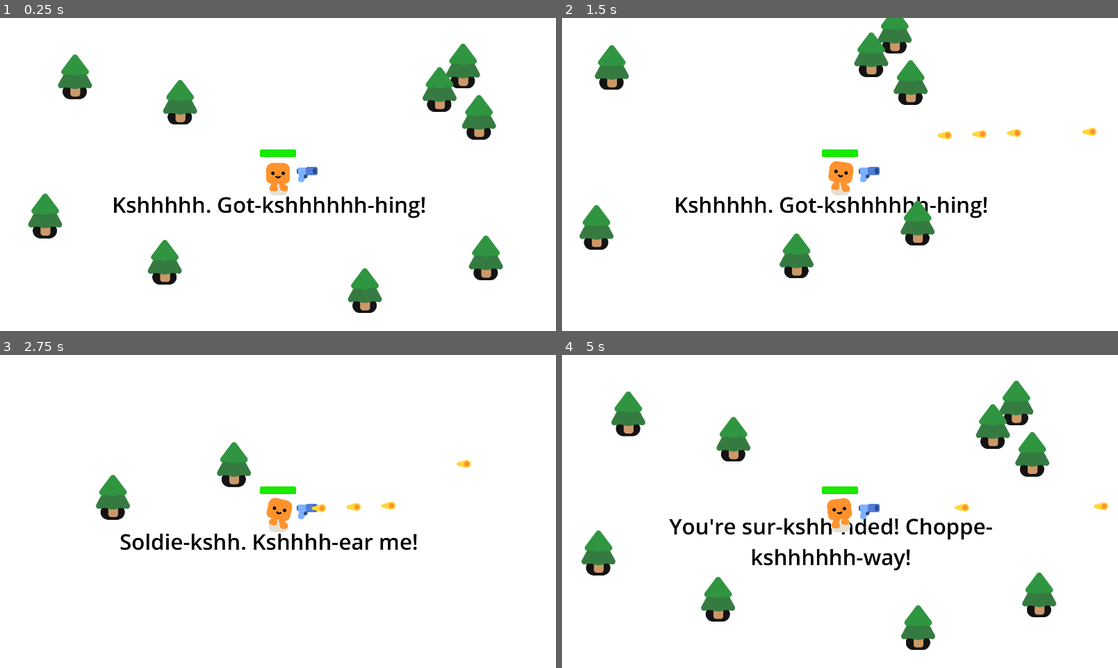
Above: before the commit, frames 1-4 (two rows, left to right).
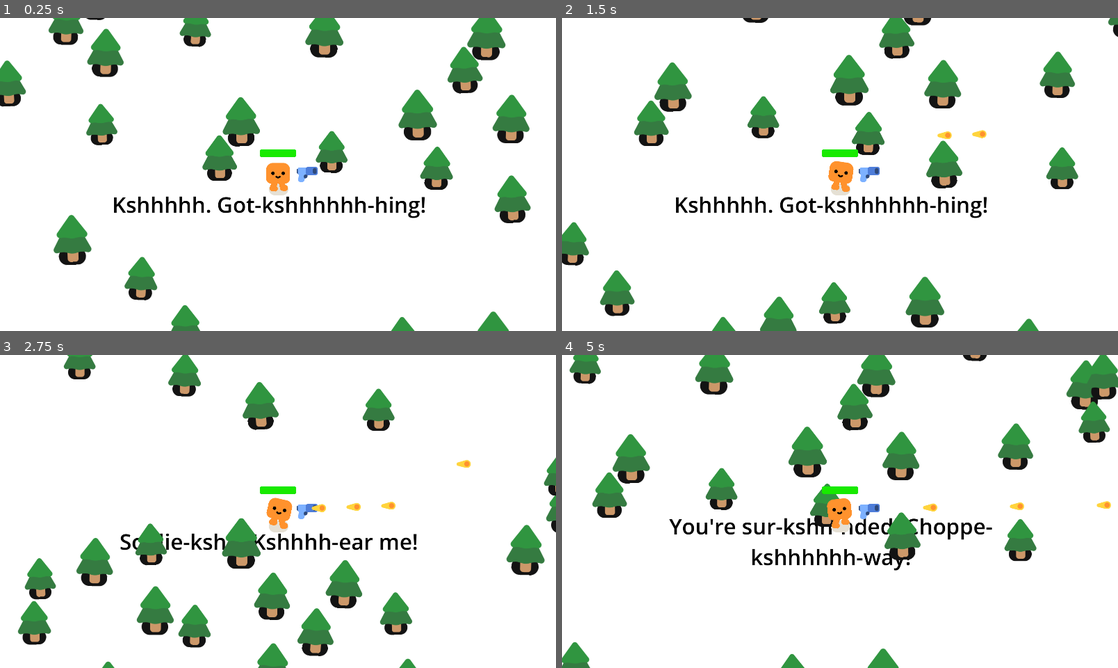
Above: after the commit, the same moments.

Repository: Greninja56/SurvivorGame
Game: Godot game, scene res://survivors_game.tscn
Two runs of this game, one before a commit and one after it. Both use one fixed random seed, a clock stepped at 60 frames per second and the inputs below.
Inputs:
- Up to frame 1 (0.25 s): no input
- Up to frame 2 (1.5 s): hold D (move_right) 0.53-1.28 s; hold S (move_down) from 1.28 s (still down)
- Up to frame 3 (2.75 s): release S (move_down) at 2.03 s; hold D (move_right) from 2.03 s (still down)
- Up to frame 4 (5 s): release D (move_right) at 2.78 s; hold W (move_up) 2.78-3.53 s; hold A (move_left) from 3.53 s (still down)

The runs differ from the first frame. In frame 1, 15% of the frame differs, in the area x 0-96%, y 0-100%; in frame 2, 13%; in frame 3, 11%; in frame 4, 15%, in the area x 0-100%, y 0-100%.

Commit message:
extraction
made the core loop mean something, player starts -> runs and shoots -> escapes to extraction point

Diff:
--- /dev/null
+++ b/2d-project-assets/ExtractionCompass.gd
@@ -0,0 +1,65 @@
+extends Control
+@export var extraction_spawner_path: NodePath
+@export var arrow_node_path: NodePath
+@export var edge_margin: float = 48.0
+
+var _extraction_spawner: Node
+var _arrow: Control
+var _target: Node2D
+
+
+func _ready() -> void:
+	if extraction_spawner_path != NodePath(""):
+		_extraction_spawner = get_node_or_null(extraction_spawner_path)
+
+	if arrow_node_path != NodePath(""):
+		_arrow = get_node_or_null(arrow_node_path)
+	else:
+		_arrow = get_node_or_null("Arrow")
+
+	if _extraction_spawner:
+		if _extraction_spawner.has_signal("extraction_point_spawned"):
+			_extraction_spawner.extraction_point_spawned.connect(_on_extraction_point_spawned)
+		if _extraction_spawner.has_method("get_current_extraction_point"):
+			_target = _extraction_spawner.get_current_extraction_point()
+
+	visible = false
+
+
+func _on_extraction_point_spawned(extraction_point: Node2D) -> void:
+	_target = extraction_point
+	visible = true
+
+
+func _process(_delta: float) -> void:
+	if not is_instance_valid(_target) or not _arrow:
+		visible = false
+		return
+
+	var camera := get_viewport().get_camera_2d()
+	if not camera:
+		return
+
+	var viewport_size := get_viewport_rect().size
+	var screen_center := viewport_size / 2.0
+
+	var target_screen_pos: Vector2 = get_viewport().canvas_transform * _target.global_position
+
+	var on_screen_margin := 64.0
+	var screen_rect := Rect2(Vector2.ZERO, viewport_size).grow(-on_screen_margin)
+	if screen_rect.has_point(target_screen_pos):
+		visible = false
+		return
+
+	visible = true
+
+	var direction: Vector2 = (target_screen_pos - screen_center).normalized()
+
+	var half_size := viewport_size / 2.0 - Vector2(edge_margin, edge_margin)
+	var scale_x : float = INF if direction.x == 0 else abs(half_size.x / direction.x)
+	var scale_y : float = INF if direction.y == 0 else abs(half_size.y / direction.y)
+	var clamp_scale: float = min(scale_x, scale_y)
+
+	var arrow_pos := screen_center + direction * clamp_scale
+	_arrow.global_position = arrow_pos - _arrow.size / 2.0
+	_arrow.rotation = direction.angle()
--- /dev/null
+++ b/2d-project-assets/ExtractionPoint.gd
@@ -0,0 +1,19 @@
+extends Area2D
+
+signal player_extracted(player: Node2D)
+
+var _triggered: bool = false
+
+
+func _ready() -> void:
+	body_entered.connect(_on_body_entered)
+
+
+func _on_body_entered(body: Node2D) -> void:
+	if _triggered:
+		return
+	if not body.is_in_group("player"):
+		return
+
+	_triggered = true
+	player_extracted.emit(body)
--- /dev/null
+++ b/2d-project-assets/ExtractionSpawner.gd
@@ -0,0 +1,96 @@
+extends Node2D
+
+@export var extraction_scene: PackedScene
+@export var player_path: NodePath
+@export var min_radius: float = 400.0
+@export var max_radius: float = 900.0
+@export var max_placement_attempts: int = 20
+@export_flags_2d_physics var obstacle_collision_mask: int = 0xFFFFFFFF
+
+signal extraction_point_spawned(extraction_point: Node2D)
+
+var _player: Node2D
+var _current_extraction: Node2D
+
+
+func get_current_extraction_point() -> Node2D:
+	if is_instance_valid(_current_extraction):
+		return _current_extraction
+	return null
+
+
+func _ready() -> void:
+	_find_player()
+
+
+func _find_player() -> void:
+	if player_path != NodePath(""):
+		_player = get_node_or_null(player_path)
+	if not _player:
+		var players = get_tree().get_nodes_in_group("player")
+		if players.size() > 0:
+			_player = players[0]
+
+func spawn_extraction_point() -> void:
+	if not _player:
+		_find_player()
+	if not _player:
+		push_warning("ExtractionSpawner: no player found, can't place extraction point relative to it.")
+		return
+	if not extraction_scene:
+		push_warning("ExtractionSpawner: no extraction_scene assigned.")
+		return
+
+	# Remove any previous extraction point before placing a new one.
+	if is_instance_valid(_current_extraction):
+		_current_extraction.queue_free()
+
+	var chosen_pos := _pick_position()
+
+	_current_extraction = extraction_scene.instantiate()
+	add_child(_current_extraction)
+	_current_extraction.global_position = chosen_pos
+
+	_current_extraction.player_extracted.connect(_on_player_extracted)
+	extraction_point_spawned.emit(_current_extraction)
+
+
+func _on_player_extracted(_player: Node2D) -> void:
+	%Victory.visible = true
+	get_tree().paused = true
+
+
+func _pick_position() -> Vector2:
+	var rng := RandomNumberGenerator.new()
+	rng.randomize()
+
+	var best_pos := _player.global_position
+	var attempts : int = max(max_placement_attempts, 1)
+
+	for i in range(attempts):
+		var angle := rng.randf_range(0.0, TAU)
+		var dist := rng.randf_range(min_radius, max_radius)
+		var candidate := _player.global_position + Vector2(cos(angle), sin(angle)) * dist
+
+		if max_placement_attempts <= 0:
+			return candidate
+
+		if _is_clear(candidate):
+			return candidate
+
+		best_pos = candidate # fall back to last tried point if all attempts fail
+
+	push_warning("ExtractionSpawner: couldn't find a fully clear spot after %d attempts, using last try." % attempts)
+	return best_pos
+
+
+func _is_clear(point: Vector2) -> bool:
+	var space_state := get_world_2d().direct_space_state
+	var query := PhysicsPointQueryParameters2D.new()
+	query.position = point
+	query.collision_mask = obstacle_collision_mask
+	query.collide_with_areas = false
+	query.collide_with_bodies = true
+
+	var result := space_state.intersect_point(query, 1)
+	return result.is_empty()
--- /dev/null
+++ b/2d-project-assets/TreeSpawner.gd
@@ -0,0 +1,112 @@
+extends Node2D
+
+@export var tree_scenes: Array[PackedScene] = []
+@export var player_path: NodePath
+@export var chunk_size: int = 512
+@export var view_distance_chunks: int = 2
+@export var trees_per_chunk: int = 6
+@export var min_tree_spacing: float = 48.0
+@export var world_seed: int = 12345
+@export var update_interval: float = 0.25
+
+var _player: Node2D
+var _loaded_chunks: Dictionary = {}
+var _timer: float = 0.0
+
+
+func _ready() -> void:
+	_find_player()
+	if _player:
+		_update_chunks()
+
+
+func _process(delta: float) -> void:
+	if not _player:
+		_find_player()
+		return
+
+	_timer += delta
+	if _timer >= update_interval:
+		_timer = 0.0
+		_update_chunks()
+
+
+func _find_player() -> void:
+	if player_path != NodePath(""):
+		_player = get_node_or_null(player_path)
+	if not _player:
+		var players = get_tree().get_nodes_in_group("player")
+		if players.size() > 0:
+			_player = players[0]
+
+
+func _update_chunks() -> void:
+	var player_chunk := _world_to_chunk(_player.global_position)
+
+	for x in range(player_chunk.x - view_distance_chunks, player_chunk.x + view_distance_chunks + 1):
+		for y in range(player_chunk.y - view_distance_chunks, player_chunk.y + view_distance_chunks + 1):
+			var coord := Vector2i(x, y)
+			if not _loaded_chunks.has(coord):
+				_spawn_chunk(coord)
+
+	var to_remove: Array[Vector2i] = []
+	for coord in _loaded_chunks.keys():
+		var dist_x = abs(coord.x - player_chunk.x)
+		var dist_y = abs(coord.y - player_chunk.y)
+		if dist_x > view_distance_chunks or dist_y > view_distance_chunks:
+			to_remove.append(coord)
+
+	for coord in to_remove:
+		_loaded_chunks[coord].queue_free()
+		_loaded_chunks.erase(coord)
+
+
+func _world_to_chunk(world_pos: Vector2) -> Vector2i:
+	return Vector2i(floori(world_pos.x / chunk_size), floori(world_pos.y / chunk_size))
+
+
+func _spawn_chunk(coord: Vector2i) -> void:
+	if tree_scenes.is_empty():
+		push_warning("TreeSpawner: no tree_scenes assigned, nothing to spawn.")
+		return
+
+	var chunk_node := Node2D.new()
+	chunk_node.name = "Chunk_%d_%d" % [coord.x, coord.y]
+	add_child(chunk_node)
+	_loaded_chunks[coord] = chunk_node
+
+	var rng := RandomNumberGenerator.new()
+	rng.seed = hash(str(world_seed, "_", coord.x, "_", coord.y))
+
+	var chunk_origin := Vector2(coord.x * chunk_size, coord.y * chunk_size)
+	var placed_positions: Array[Vector2] = []
+
+	var attempts := 0
+	var max_attempts := trees_per_chunk * 8
+	while placed_positions.size() < trees_per_chunk and attempts < max_attempts:
+		attempts += 1
+		var candidate := chunk_origin + Vector2(
+			rng.randf_range(0, chunk_size),
+			rng.randf_range(0, chunk_size)
+		)
+
+		var too_close := false
+		for p in placed_positions:
+			if p.distance_to(candidate) < min_tree_spacing:
+				too_close = true
+				break
+
+		if too_close:
+			continue
+
+		placed_positions.append(candidate)
+
+		var scene: PackedScene = tree_scenes[rng.randi_range(0, tree_scenes.size() - 1)]
+		var tree := scene.instantiate()
+		chunk_node.add_child(tree)
+		tree.global_position = candidate
+
+		if tree is Node2D:
+			tree.rotation = rng.randf_range(-0.05, 0.05)
+			var s := rng.randf_range(0.9, 1.15)
+			tree.scale = Vector2(s, s)
--- /dev/null
+++ b/2d-project-assets/extraction_point.tscn
@@ -0,0 +1,19 @@
+[gd_scene format=3 uid="uid://w63eo74x6h1o"]
+
+[ext_resource type="Script" uid="uid://7ulqwux4muvd" path="res://ExtractionPoint.gd" id="1_2cs3g"]
+[ext_resource type="Texture2D" uid="uid://bycxug4ei2uj5" path="res://heli.jpeg" id="1_sbe3x"]
+
+[sub_resource type="RectangleShape2D" id="RectangleShape2D_vpvrv"]
+size = Vector2(0.8592644, 1.0748348)
+
+[node name="ExtractionPoint" type="Area2D" unique_id=1874121301]
+script = ExtResource("1_2cs3g")
+
+[node name="Sprite2D" type="Sprite2D" parent="." unique_id=1909992029]
+texture = ExtResource("1_sbe3x")
+
+[node name="CollisionShape2D" type="CollisionShape2D" parent="." unique_id=36499637]
+position = Vector2(-22, 12.999994)
+scale = Vector2(282.8, 204.45003)
+shape = SubResource("RectangleShape2D_vpvrv")
+debug_color = Color(0.97169274, 0.17054728, 0, 0.41960785)
--- a/2d-project-assets/project.godot
+++ b/2d-project-assets/project.godot
@@ -93,6 +93,10 @@
 
 enabled=PackedStringArray("res://addons/colorpicker_presets/plugin.cfg")
 
+[global_group]
+
+player=""
+
 [input]
 
 move_left={
--- a/2d-project-assets/survivors_game.gd
+++ b/2d-project-assets/survivors_game.gd
@@ -1,6 +1,6 @@
 extends Node2D
 
-var time_left = 60
+var time_left = 2
 
 var story_index = 0
 
@@ -28,7 +28,6 @@
 	new_mob.scale = Vector2(random_size, random_size)
 	add_child(new_mob)
 
-
 func _on_timer_timeout() -> void:
 	spawn_mob()
 
@@ -38,16 +37,22 @@
 
 func _on_win_timer_timeout() -> void:
 	time_left -= 1
-	%Countdown.text = "Survive: " + str(time_left)
+
 	if time_left <= 0:
-		%Victory.visible = true
-		get_tree().paused = true
+		time_left = 0
+		%Countdown.text = "Get to the extraction point!"
+		%WinTimer.stop()
+		%ExtractionSpawner.spawn_extraction_point()
+	else:
+		%Countdown.text = "Survive: " + str(time_left)
 
 func _on_story_timer_timeout() -> void:
 	story_index += 1
+
 	if story_index < story_list.size():
 		%StoryLabel.text = story_list[story_index]
 		%StoryTimer.start()
 	else:
 		%StoryLabel.visible = false
+		%StoryTimer.stop()
 		start_game()
--- a/2d-project-assets/survivors_game.tscn
+++ b/2d-project-assets/survivors_game.tscn
@@ -2,7 +2,12 @@
 
 [ext_resource type="PackedScene" uid="uid://c1sx7bic4uhdj" path="res://player.tscn" id="1_3cish"]
 [ext_resource type="Script" uid="uid://c1bfau31nfqio" path="res://survivors_game.gd" id="1_l26od"]
+[ext_resource type="Script" uid="uid://b813erkif41hr" path="res://ExtractionCompass.gd" id="2_getvi"]
 [ext_resource type="PackedScene" uid="uid://c0gpy0pye4jr6" path="res://tree.tscn" id="2_y3pti"]
+[ext_resource type="Texture2D" uid="uid://kj8jl1707xie" path="res://images.png" id="3_3uxnc"]
+[ext_resource type="Script" uid="uid://ceu184b2mr0ns" path="res://TreeSpawner.gd" id="4_qqaft"]
+[ext_resource type="Script" uid="uid://c123a62olpum0" path="res://ExtractionSpawner.gd" id="5_edxvn"]
+[ext_resource type="PackedScene" uid="uid://w63eo74x6h1o" path="res://extraction_point.tscn" id="6_pk6fm"]
 
 [sub_resource type="Curve2D" id="Curve2D_qqaft"]
 _data = {
@@ -50,7 +55,24 @@
 vertical_alignment = 1
 autowrap_mode = 3
 
-[node name="Player" parent="." unique_id=386298152 instance=ExtResource("1_3cish")]
+[node name="ExtractionCompass" type="Control" parent="CanvasLayer" unique_id=545605285]
+layout_mode = 3
+anchors_preset = 15
+anchor_right = 1.0
+anchor_bottom = 1.0
+grow_horizontal = 2
+grow_vertical = 2
+script = ExtResource("2_getvi")
+extraction_spawner_path = NodePath("../../ExtractionSpawner")
+
+[node name="Arrow" type="TextureRect" parent="CanvasLayer/ExtractionCompass" unique_id=18674096]
+layout_mode = 0
+offset_right = 430.0
+offset_bottom = 430.0
+scale = Vector2(0.24000001, 0.19999939)
+texture = ExtResource("3_3uxnc")
+
+[node name="Player" parent="." unique_id=386298152 groups=["player"] instance=ExtResource("1_3cish")]
 position = Vector2(929, 495)
 
 [node name="Path2D" type="Path2D" parent="Player" unique_id=838151941]
@@ -62,36 +84,9 @@
 position = Vector2(-99, -184)
 rotation = 0.0018621953
 
-[node name="Tree" parent="." unique_id=1523048515 instance=ExtResource("2_y3pti")]
-position = Vector2(228, 215)
-
-[node name="Tree2" parent="." unique_id=1191857320 instance=ExtResource("2_y3pti")]
-position = Vector2(538, 855)
-
-[node name="Tree3" parent="." unique_id=1856596494 instance=ExtResource("2_y3pti")]
-position = Vector2(1229, 953)
-
-[node name="Tree4" parent="." unique_id=1753264521 instance=ExtResource("2_y3pti")]
-position = Vector2(1568, 178)
-
-[node name="Tree5" parent="." unique_id=1090949852 instance=ExtResource("2_y3pti")]
-position = Vector2(1487, 259)
-
-[node name="Tree6" parent="." unique_id=855317967 instance=ExtResource("2_y3pti")]
-position = Vector2(1623, 355)
-
-[node name="Tree7" parent="." unique_id=1230680576 instance=ExtResource("2_y3pti")]
-position = Vector2(1647, 840)
-
-[node name="Tree8" parent="." unique_id=1439819406 instance=ExtResource("2_y3pti")]
-position = Vector2(591, 303)
-
-[node name="Tree9" parent="." unique_id=900341920 instance=ExtResource("2_y3pti")]
-position = Vector2(125, 695)
-
 [node name="Timer" type="Timer" parent="." unique_id=155379037]
 unique_name_in_owner = true
-wait_time = 0.3
+wait_time = 0.18
 
 [node name="GameOver" type="CanvasLayer" parent="." unique_id=658550123]
 unique_name_in_owner = true
@@ -156,6 +151,20 @@
 unique_name_in_owner = true
 wait_time = 2.0
 
+[node name="TreeSpawner" type="Node2D" parent="." unique_id=1700151727]
+script = ExtResource("4_qqaft")
+tree_scenes = Array[PackedScene]([ExtResource("2_y3pti")])
+chunk_size = 800
+min_tree_spacing = 120.0
+
+[node name="ExtractionSpawner" type="Node2D" parent="." unique_id=1669762449]
+unique_name_in_owner = true
+script = ExtResource("5_edxvn")
+extraction_scene = ExtResource("6_pk6fm")
+min_radius = 4000.0
+max_radius = 8000.0
+max_placement_attempts = 1
+
 [connection signal="health_depleted" from="Player" to="." method="_on_player_health_depleted"]
 [connection signal="timeout" from="Timer" to="." method="_on_timer_timeout"]
 [connection signal="timeout" from="WinTimer" to="." method="_on_win_timer_timeout"]
Not shown, added: 2d-project-assets/ExtractionCompass.gd.uid
Not shown, added: 2d-project-assets/ExtractionPoint.gd.uid
Not shown, added: 2d-project-assets/ExtractionSpawner.gd.uid
Not shown, added: 2d-project-assets/TreeSpawner.gd.uid
Binary file added: 2d-project-assets/heli.jpeg
Not shown, added: 2d-project-assets/heli.jpeg.import
Binary file added: 2d-project-assets/images.png
Not shown, added: 2d-project-assets/images.png.import
Not shown, changed: .DS_Store
